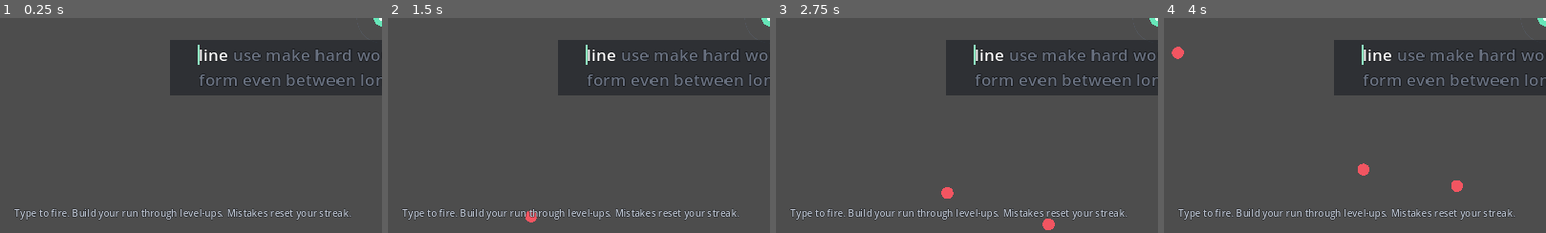
Above: before the commit, frames 1-4 (left to right).
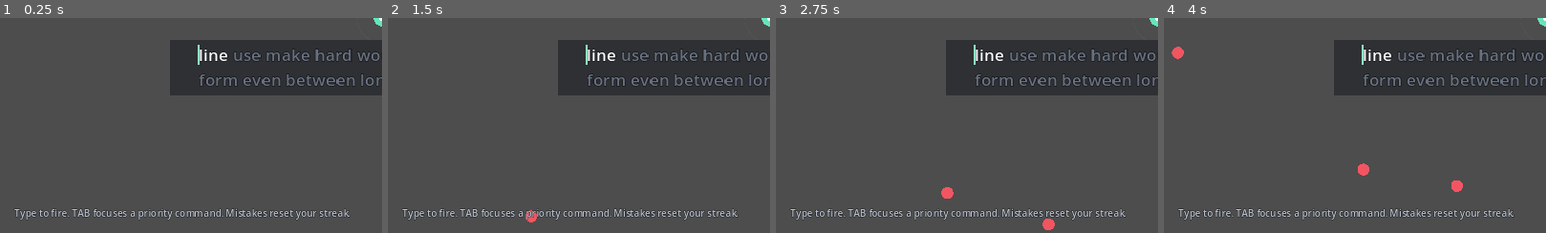
Above: after the commit, the same moments.

Repository: jlcuenca00/typing-roguelite
Game: Godot game, scene res://scenes/Main.tscn
The game is run twice, just before and just after one commit, with the same random seed, the same clock (stepped at 60 frames per second) and the same inputs.
Inputs:
- Up to frame 1 (0.25 s): no input
- Up to frame 2 (1.5 s): tap Enter at 0.5 s; tap R at 0.6 s; tap Space at 1.25 s; tap Tab at 1.35 s
- Up to frame 3 (2.75 s): tap R at 2.1 s
- Up to frame 4 (4 s): tap Tab at 2.85 s; tap R at 3.6 s
The pictures show only the part of the screen within x 0-50%, y 50-100%; the shares and areas given below are measured in that part.

The runs differ from the first frame. In frame 1, 1.3% of the frame differs, in the area x 18-92%, y 88-94%; in frame 2, 1.3%, in the area x 18-92%, y 88-95%; in frame 3, 1.3%; in frame 4, 1.3%.

Commit message:
ui: show 10 waves and priority typing hint

Diff:
--- a/game/scenes/Main.tscn
+++ b/game/scenes/Main.tscn
@@ -70,7 +70,7 @@
 theme_override_colors/font_color = Color(0.76, 0.80, 0.87, 1)
 theme_override_constants/outline_size = 2
 theme_override_colors/font_outline_color = Color(0.04, 0.045, 0.055, 0.85)
-text = "WAVE 1 / 8   ENEMIES 8"
+text = "WAVE 1 / 10   ENEMIES 8"
 
 [node name="Stats" type="Label" parent="HUD"]
 offset_left = 24.0
@@ -135,7 +135,7 @@
 theme_override_colors/font_color = Color(0.72, 0.75, 0.80, 1)
 theme_override_constants/outline_size = 3
 theme_override_colors/font_outline_color = Color(0.04, 0.045, 0.055, 0.85)
-text = "Type to fire. Build your run through level-ups. Mistakes reset your streak."
+text = "Type to fire. TAB focuses a priority command. Mistakes reset your streak."
 
 [node name="UpgradeOverlay" type="ColorRect" parent="HUD"]
 visible = false
